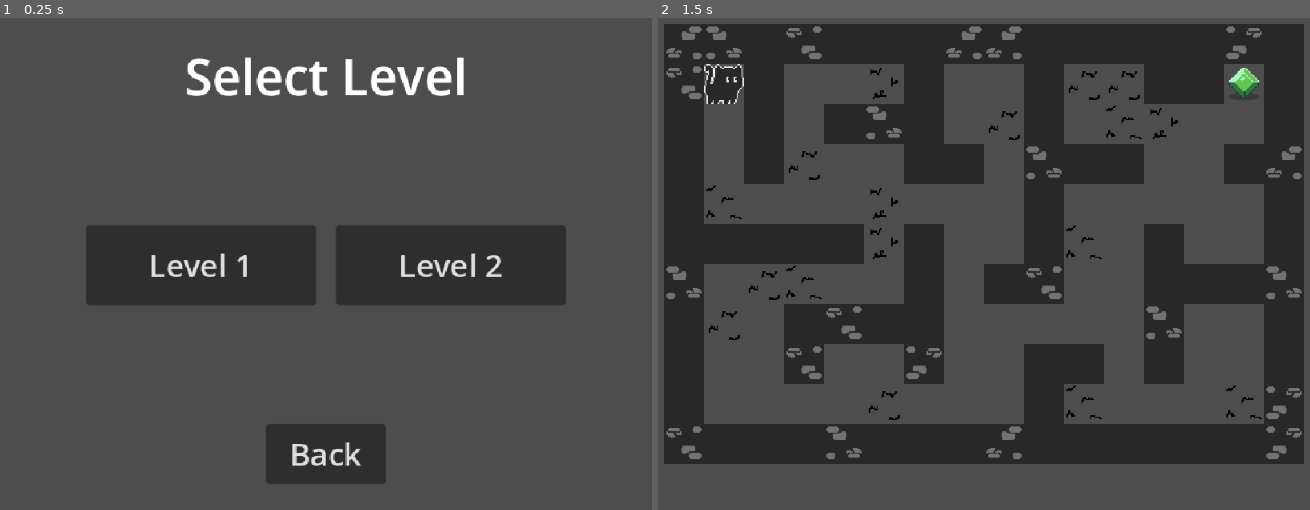
Above: before the commit, frames 1-2 (left to right).
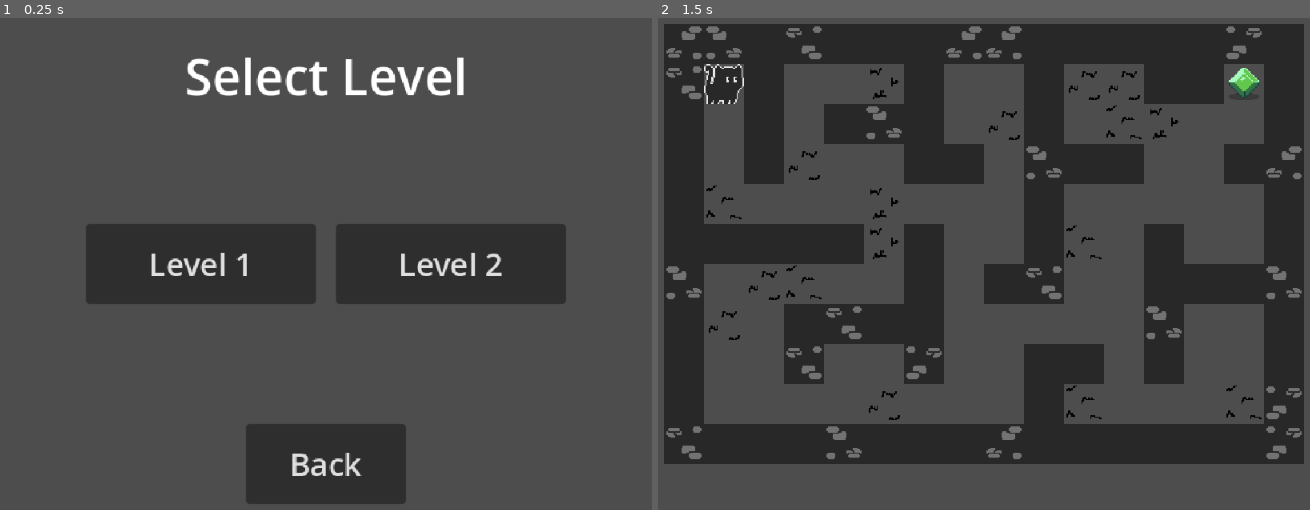
Above: after the commit, the same moments.

Repository: edshin7/Maze-Game-Godot
Game: Godot game, scene res://UI/level_select_page.tscn
Two runs of this game, one before a commit and one after it. Both use one fixed random seed, a clock stepped at 60 frames per second and the inputs below. The project has no main scene, so this scene is started directly.
Inputs:
- Up to frame 1 (0.25 s): no input
- Up to frame 2 (1.5 s): click "Level 1" at 0.5 s; tap Enter at 1.25 s; hold D (move_right) from 1.28 s (still down)

The runs differ from the first frame. In frame 1, 2.9% of the frame differs, in the area x 13-87%, y 8-99%; in frame 2, nothing differs.

Commit message:
Sixth commit for Task 5 REDONE

Diff:
--- a/UI/level_select_page.tscn
+++ b/UI/level_select_page.tscn
@@ -25,29 +25,17 @@
 horizontal_alignment = 1
 vertical_alignment = 1
 
-[node name="TitleLabel2" type="Label" parent="."]
-layout_mode = 1
-anchors_preset = 10
-anchor_right = 1.0
-offset_top = 64.0
-offset_bottom = 147.0
-grow_horizontal = 2
-theme_override_colors/font_color = Color(1, 1, 1, 1)
-theme_override_font_sizes/font_size = 40
-text = "Select Level"
-horizontal_alignment = 1
-vertical_alignment = 1
-
 [node name="LevelButtons" type="HBoxContainer" parent="."]
 layout_mode = 1
-anchors_preset = 14
+anchors_preset = 8
+anchor_left = 0.5
 anchor_top = 0.5
-anchor_right = 1.0
+anchor_right = 0.5
 anchor_bottom = 0.5
-offset_left = 128.0
-offset_top = -15.5
-offset_right = -128.0
-offset_bottom = 48.5
+offset_left = -192.0
+offset_top = -16.0
+offset_right = 192.0
+offset_bottom = 48.0
 grow_horizontal = 2
 grow_vertical = 2
 theme_override_constants/separation = 16
@@ -70,10 +58,10 @@
 anchor_top = 1.0
 anchor_right = 0.5
 anchor_bottom = 1.0
-offset_left = -48.0
+offset_left = -64.0
 offset_top = -96.0
-offset_right = 48.0
-offset_bottom = -48.0
+offset_right = 64.0
+offset_bottom = -32.0
 grow_horizontal = 2
 grow_vertical = 0
 theme_override_font_sizes/font_size = 25
